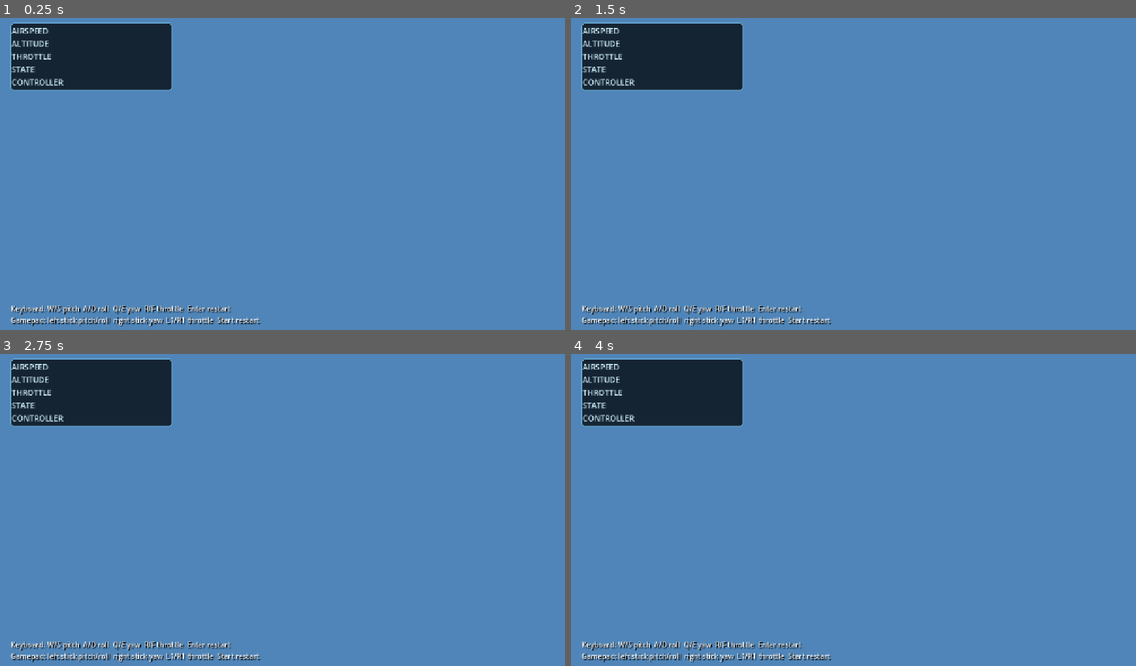
Above: before the commit, frames 1-4 (two rows, left to right).
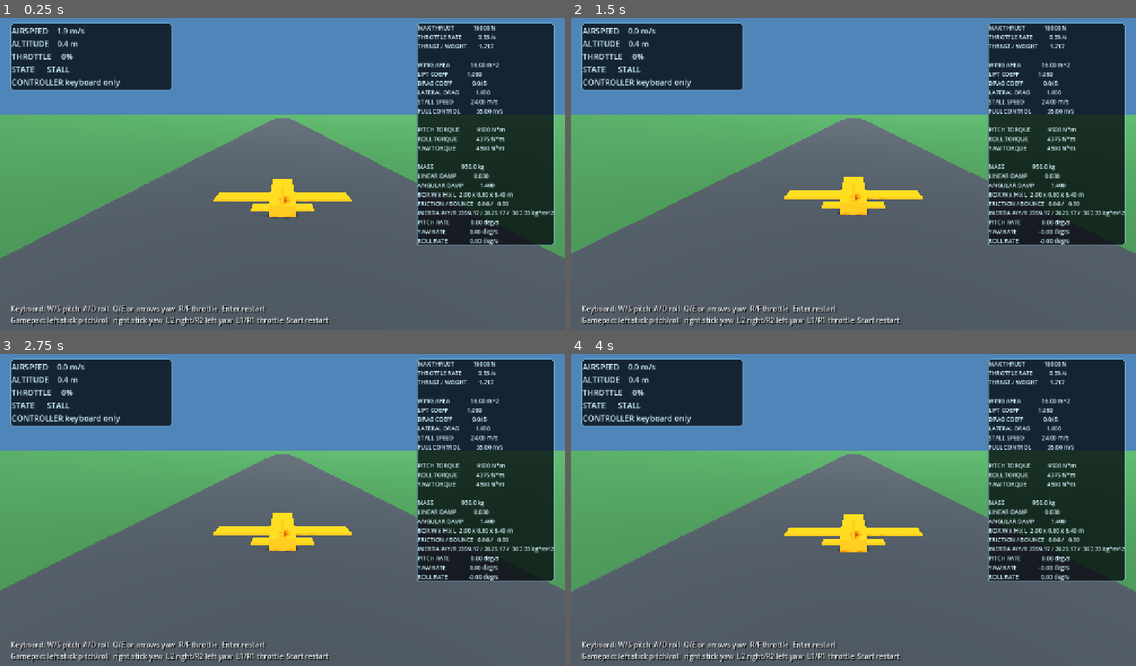
Above: after the commit, the same moments.

Repository: imanoliri/open-odyssey
Game: Godot game, scene res://scenes/main.tscn
Two runs of this game, one before a commit and one after it. Both use one fixed random seed, a clock stepped at 60 frames per second and the inputs below.
Inputs (mouse positions are in pixels of both pictures, inside the frame that each line leads up to):
- Up to frame 1 (0.25 s): no input
- Up to frame 2 (1.5 s): tap Enter (restart) at 0.5 s; move the mouse to (977, 155) at 0.52 s; hold D (roll_right) 0.53-1.25 s; click (977, 155) at 0.67 s; drag from (740, 186) to (825, 233) at 1.27 s
- Up to frame 3 (2.75 s): tap Enter (restart) at 2 s; move the mouse to (339, 438) at 2.02 s; hold D (roll_right) from 2.03 s (still down)
- Up to frame 4 (4 s): release D (roll_right) at 2.75 s; drag from (825, 569) to (684, 460) at 2.77 s; tap Enter (restart) at 3.5 s; move the mouse to (1023, 553) at 3.52 s; hold A (roll_left) from 3.53 s (still down)

The runs differ from the first frame. In frame 1, 76% of the frame differs, in the area x 0-100%, y 1-100%; in frame 2, 76%; in frame 3, 76%; in frame 4, 76%.

Commit message:
Feature/fixed camera ps2 controller (#1)
* Fix camera position follow with constant angle

* Reduce aircraft roll authority by half

* Invert joystick roll axis

* Add trigger and keyboard yaw controls

* Invert trigger yaw and reduce roll authority

* Add aircraft physics HUD panel

* Organize physics HUD and add rotational state

* Simplify aircraft physics panel

* Auto-size physics panel width

* Add thrust ratio and rotation rates

* Add throttle engine and airspeed wind audio

* Fix engine audio position and audibility

* Add higher-pitched wind whistle

* Refine wind noise and lower whistle

* Replace grainy wind with smooth airflow

* Lower wind whistle pitch

Diff:
--- a/game/scenes/main.tscn
+++ b/game/scenes/main.tscn
@@ -1,9 +1,10 @@
-[gd_scene load_steps=19 format=3]
+[gd_scene load_steps=20 format=3]
 
 [ext_resource type="Script" path="res://scripts/main.gd" id="1_main"]
 [ext_resource type="Script" path="res://scripts/aircraft.gd" id="2_aircraft"]
 [ext_resource type="Script" path="res://scripts/camera_rig.gd" id="3_camera"]
 [ext_resource type="Script" path="res://scripts/hud.gd" id="4_hud"]
+[ext_resource type="Script" path="res://scripts/aircraft_audio.gd" id="5_audio"]
 
 [sub_resource type="Environment" id="Environment_world"]
 background_mode = 1
@@ -123,6 +124,17 @@
 position = Vector3(0, 0.72, 2.05)
 mesh = SubResource("Mesh_fin")
 
+[node name="AudioController" type="Node3D" parent="PlayerAircraft" node_paths=PackedStringArray("aircraft_path")]
+script = ExtResource("5_audio")
+aircraft_path = NodePath("..")
+
+[node name="Engine" type="AudioStreamPlayer3D" parent="PlayerAircraft/AudioController"]
+unit_size = 20.0
+max_distance = 500.0
+volume_db = 3.0
+
+[node name="Wind" type="AudioStreamPlayer" parent="PlayerAircraft/AudioController"]
+
 [node name="CameraRig" type="Node3D" parent="." node_paths=PackedStringArray("target_path")]
 script = ExtResource("3_camera")
 target_path = NodePath("../PlayerAircraft")
@@ -156,6 +168,24 @@
 theme_override_colors/font_color = Color(0.83, 0.96, 1, 1)
 theme_override_font_sizes/font_size = 18
 text = "AIRSPEED\nALTITUDE\nTHROTTLE\nSTATE\nCONTROLLER"
+
+[node name="PhysicsPanel" type="PanelContainer" parent="HUD"]
+layout_mode = 0
+anchor_left = 1.0
+anchor_right = 1.0
+offset_left = -24.0
+offset_top = 24.0
+offset_right = -24.0
+offset_bottom = 435.0
+grow_horizontal = 0
+theme_override_styles/panel = SubResource("Style_hud")
+
+[node name="PhysicsParameters" type="Label" parent="HUD/PhysicsPanel"]
+unique_name_in_owner = true
+layout_mode = 2
+theme_override_colors/font_color = Color(0.83, 0.96, 1, 1)
+theme_override_font_sizes/font_size = 13
+text = "MAX THRUST\nTHROTTLE RATE\nTHRUST / WEIGHT\n\nWING AREA\nLIFT COEFF\nDRAG COEFF\n\nPITCH TORQUE\nROLL TORQUE\nYAW TORQUE\n\nMASS\nBOX W x H x L\nINERTIA P/Y/R\nPITCH RATE\nYAW RATE\nROLL RATE"
 
 [node name="Instructions" type="Label" parent="HUD"]
 layout_mode = 0
@@ -168,4 +198,4 @@
 theme_override_constants/shadow_offset_x = 2
 theme_override_constants/shadow_offset_y = 2
 theme_override_font_sizes/font_size = 16
-text = "Keyboard: W/S pitch  A/D roll  Q/E yaw  R/F throttle  Enter restart\nGamepad: left stick pitch/roll  right stick yaw  L1/R1 throttle  Start restart"
+text = "Keyboard: W/S pitch  A/D roll  Q/E or arrows yaw  R/F throttle  Enter restart\nGamepad: left stick pitch/roll  right stick yaw  L2 right/R2 left yaw  L1/R1 throttle  Start restart"
--- a/game/scripts/aircraft.gd
+++ b/game/scripts/aircraft.gd
@@ -17,7 +17,7 @@
 
 @export_category("Control torque")
 @export var pitch_torque_newton_metres := 9500.0
-@export var roll_torque_newton_metres := 12500.0
+@export var roll_torque_newton_metres := 4375.0
 @export var yaw_torque_newton_metres := 4500.0
 
 var throttle := 0.0
@@ -102,3 +102,100 @@
 		"AIRSPEED  %5.1f m/s\nALTITUDE  %5.1f m\nTHROTTLE   %3.0f%%\nSTATE      %s"
 		% [indicated_airspeed, global_position.y, throttle * 100.0, stall_text]
 	)
+
+
+func physical_characteristics_text() -> String:
+	var box_size := _collision_box_size()
+	var moments_of_inertia := _box_moments_of_inertia(box_size)
+	var weight_newtons := maxf(mass * 9.80665 * gravity_scale, 0.001)
+	var thrust_to_weight_ratio := maximum_thrust_newtons / weight_newtons
+	var local_angular_velocity := (
+		global_transform.basis.orthonormalized().inverse()
+		* angular_velocity
+	)
+	var rotation_rates_degrees := Vector3(
+		rad_to_deg(local_angular_velocity.x),
+		rad_to_deg(local_angular_velocity.y),
+		rad_to_deg(local_angular_velocity.z)
+	)
+	var surface_friction := 0.0
+	var surface_bounce := 0.0
+	if physics_material_override != null:
+		surface_friction = physics_material_override.friction
+		surface_bounce = physics_material_override.bounce
+
+	var template := (
+		"MAX THRUST          %8.0f N\n"
+		+ "THROTTLE RATE       %8.2f /s\n"
+		+ "THRUST / WEIGHT     %8.3f\n"
+		+ "\n"
+		+ "WING AREA           %8.2f m^2\n"
+		+ "LIFT COEFF          %8.3f\n"
+		+ "DRAG COEFF          %8.3f\n"
+		+ "LATERAL DRAG        %8.3f\n"
+		+ "STALL SPEED         %8.2f m/s\n"
+		+ "FULL CONTROL        %8.2f m/s\n"
+		+ "\n"
+		+ "PITCH TORQUE        %8.0f N*m\n"
+		+ "ROLL TORQUE         %8.0f N*m\n"
+		+ "YAW TORQUE          %8.0f N*m\n"
+		+ "\n"
+		+ "MASS                %8.1f kg\n"
+		+ "LINEAR DAMP         %8.3f\n"
+		+ "ANGULAR DAMP        %8.3f\n"
+		+ "BOX W x H x L  %4.2f x %4.2f x %4.2f m\n"
+		+ "FRICTION / BOUNCE %6.2f / %6.2f\n"
+		+ "INERTIA P/Y/R %7.2f / %7.2f / %7.2f kg*m^2\n"
+		+ "PITCH RATE          %8.2f deg/s\n"
+		+ "YAW RATE            %8.2f deg/s\n"
+		+ "ROLL RATE           %8.2f deg/s"
+	)
+	return template % [
+			maximum_thrust_newtons,
+			throttle_change_per_second,
+			thrust_to_weight_ratio,
+			wing_area_square_metres,
+			lift_coefficient,
+			drag_coefficient,
+			lateral_drag_coefficient,
+			stall_speed_metres_per_second,
+			full_control_speed_metres_per_second,
+			pitch_torque_newton_metres,
+			roll_torque_newton_metres,
+			yaw_torque_newton_metres,
+			mass,
+			linear_damp,
+			angular_damp,
+			box_size.x,
+			box_size.y,
+			box_size.z,
+			surface_friction,
+			surface_bounce,
+			moments_of_inertia.x,
+			moments_of_inertia.y,
+			moments_of_inertia.z,
+			rotation_rates_degrees.x,
+			rotation_rates_degrees.y,
+			rotation_rates_degrees.z
+		]
+
+
+func _collision_box_size() -> Vector3:
+	var collision := get_node_or_null("CollisionShape3D") as CollisionShape3D
+	if collision == null:
+		return Vector3.ZERO
+	var box := collision.shape as BoxShape3D
+	if box == null:
+		return Vector3.ZERO
+	return box.size
+
+
+func _box_moments_of_inertia(box_size: Vector3) -> Vector3:
+	var width_squared := box_size.x * box_size.x
+	var height_squared := box_size.y * box_size.y
+	var length_squared := box_size.z * box_size.z
+	return Vector3(
+		mass * (height_squared + length_squared) / 12.0,
+		mass * (width_squared + length_squared) / 12.0,
+		mass * (width_squared + height_squared) / 12.0
+	)
--- /dev/null
+++ b/game/scripts/aircraft_audio.gd
@@ -0,0 +1,222 @@
+class_name AircraftAudioController
+extends Node3D
+
+@export var aircraft_path: NodePath
+@export var mix_rate := 22050.0
+@export var engine_idle_frequency_hz := 42.0
+@export var engine_full_frequency_hz := 135.0
+@export var engine_idle_amplitude := 0.045
+@export var engine_max_amplitude := 0.34
+@export var wind_full_level_speed_metres_per_second := 75.0
+@export var wind_max_amplitude := 0.34
+@export var wind_whistle_min_frequency_hz := 280.0
+@export var wind_whistle_max_frequency_hz := 900.0
+@export var wind_whistle_mix := 0.08
+@export_range(8, 64, 1) var wind_noise_interpolation_samples := 24
+@export var level_smoothing := 5.0
+
+@onready var engine_player: AudioStreamPlayer3D = $Engine
+@onready var wind_player: AudioStreamPlayer = $Wind
+
+var aircraft: PrototypeAircraft
+var engine_playback: AudioStreamGeneratorPlayback
+var wind_playback: AudioStreamGeneratorPlayback
+var engine_phase := 0.0
+var wind_noise_from := 0.0
+var wind_noise_target := 0.0
+var wind_noise_samples_remaining := 0
+var wind_baseline_sample := 0.0
+var wind_whistle_phase := 0.0
+var wind_whistle_secondary_phase := 0.0
+var wind_wander_phase := 0.0
+var current_engine_amplitude := 0.0
+var current_wind_amplitude := 0.0
+var current_engine_frequency_hz := 0.0
+var current_wind_whistle_frequency_hz := 0.0
+
+
+func _ready() -> void:
+	aircraft = get_node_or_null(aircraft_path) as PrototypeAircraft
+	if aircraft == null:
+		aircraft = get_parent() as PrototypeAircraft
+
+	var engine_stream := AudioStreamGenerator.new()
+	engine_stream.mix_rate = mix_rate
+	engine_stream.buffer_length = 0.25
+	engine_player.stream = engine_stream
+	engine_player.play()
+	engine_playback = (
+		engine_player.get_stream_playback()
+		as AudioStreamGeneratorPlayback
+	)
+
+	var wind_stream := AudioStreamGenerator.new()
+	wind_stream.mix_rate = mix_rate
+	wind_stream.buffer_length = 0.25
+	wind_player.stream = wind_stream
+	wind_player.play()
+	wind_playback = (
+		wind_player.get_stream_playback()
+		as AudioStreamGeneratorPlayback
+	)
+
+
+func _physics_process(delta: float) -> void:
+	if aircraft == null:
+		return
+
+	var level_blend := 1.0 - exp(-level_smoothing * delta)
+	current_engine_amplitude = lerpf(
+		current_engine_amplitude,
+		engine_amplitude_for_throttle(aircraft.throttle),
+		level_blend
+	)
+	current_wind_amplitude = lerpf(
+		current_wind_amplitude,
+		wind_amplitude_for_speed(aircraft.indicated_airspeed),
+		level_blend
+	)
+	current_engine_frequency_hz = lerpf(
+		current_engine_frequency_hz,
+		engine_frequency_for_throttle(aircraft.throttle),
+		level_blend
+	)
+	current_wind_whistle_frequency_hz = lerpf(
+		current_wind_whistle_frequency_hz,
+		wind_whistle_frequency_for_speed(aircraft.indicated_airspeed),
+		level_blend
+	)
+
+	_fill_engine_buffer()
+	_fill_wind_buffer()
+
+
+func _exit_tree() -> void:
+	if engine_player != null:
+		engine_player.stop()
+	if wind_player != null:
+		wind_player.stop()
+	engine_playback = null
+	wind_playback = null
+
+
+func engine_amplitude_for_throttle(throttle_value: float) -> float:
+	return lerpf(
+		engine_idle_amplitude,
+		engine_max_amplitude,
+		clampf(throttle_value, 0.0, 1.0)
+	)
+
+
+func engine_frequency_for_throttle(throttle_value: float) -> float:
+	return lerpf(
+		engine_idle_frequency_hz,
+		engine_full_frequency_hz,
+		clampf(throttle_value, 0.0, 1.0)
+	)
+
+
+func wind_amplitude_for_speed(speed_metres_per_second: float) -> float:
+	return _normalized_wind_speed(speed_metres_per_second) * wind_max_amplitude
+
+
+func wind_whistle_frequency_for_speed(
+	speed_metres_per_second: float
+) -> float:
+	return lerpf(
+		wind_whistle_min_frequency_hz,
+		wind_whistle_max_frequency_hz,
+		_normalized_wind_speed(speed_metres_per_second)
+	)
+
+
+func _normalized_wind_speed(speed_metres_per_second: float) -> float:
+	return clampf(
+		speed_metres_per_second
+		/ maxf(wind_full_level_speed_metres_per_second, 0.001),
+		0.0,
+		1.0
+	)
+
+
+func _fill_engine_buffer() -> void:
+	if engine_playback == null:
+		return
+
+	for frame in engine_playback.get_frames_available():
+		engine_phase = fmod(
+			engine_phase
+			+ TAU * current_engine_frequency_hz / mix_rate,
+			TAU
+		)
+		var propeller_wave := (
+			sin(engine_phase)
+			+ 0.32 * sin(engine_phase * 2.0)
+			+ 0.14 * sin(engine_phase * 3.0)
+		) / 1.46
+		var sample := propeller_wave * current_engine_amplitude
+		engine_playback.push_frame(Vector2(sample, sample))
+
+
+func _fill_wind_buffer() -> void:
+	if wind_playback == null:
+		return
+
+	for frame in wind_playback.get_frames_available():
+		var clean_air_noise := _next_interpolated_airflow_sample()
+
+		wind_whistle_phase = fmod(
+			wind_whistle_phase
+			+ TAU * current_wind_whistle_frequency_hz / mix_rate,
+			TAU
+		)
+		wind_whistle_secondary_phase = fmod(
+			wind_whistle_secondary_phase
+			+ TAU
+			* current_wind_whistle_frequency_hz
+			* 1.43
+			/ mix_rate,
+			TAU
+		)
+		wind_wander_phase = fmod(
+			wind_wander_phase + TAU * 0.65 / mix_rate,
+			TAU
+		)
+
+		var whistle_envelope := 0.72 + 0.28 * sin(wind_wander_phase)
+		var whistle := (
+			sin(wind_whistle_phase)
+			+ 0.32 * sin(wind_whistle_secondary_phase)
+		) / 1.32
+		var sample := (
+			clean_air_noise * 0.78
+			+ whistle * wind_whistle_mix * whistle_envelope
+		) * current_wind_amplitude
+		wind_playback.push_frame(Vector2(sample, sample))
+
+
+func _next_interpolated_airflow_sample() -> float:
+	var interval := maxi(wind_noise_interpolation_samples, 1)
+	if wind_noise_samples_remaining <= 0:
+		wind_noise_from = wind_noise_target
+		wind_noise_target = randf_range(-1.0, 1.0)
+		wind_noise_samples_remaining = interval
+
+	var progress := (
+		1.0
+		- float(wind_noise_samples_remaining) / float(interval)
+	)
+	var smooth_progress := progress * progress * (3.0 - 2.0 * progress)
+	var interpolated_noise := lerpf(
+		wind_noise_from,
+		wind_noise_target,
+		smooth_progress
+	)
+	wind_noise_samples_remaining -= 1
+
+	wind_baseline_sample = lerpf(
+		wind_baseline_sample,
+		interpolated_noise,
+		0.004
+	)
+	return (interpolated_noise - wind_baseline_sample) * 1.25
--- a/game/scripts/camera_rig.gd
+++ b/game/scripts/camera_rig.gd
@@ -1,61 +1,30 @@
 extends Node3D
 
 @export var target_path: NodePath
-@export var follow_distance := 14.0
-@export var follow_height := 5.0
+@export var fixed_world_offset := Vector3(0.0, 5.0, 14.0)
+@export var fixed_rotation_degrees := Vector3(-14.0, 0.0, 0.0)
 @export var position_smoothing := 4.0
-@export var heading_smoothing := 6.0
-@export_range(-45.0, 0.0, 0.5) var fixed_pitch_degrees := -14.0
 
 var target: Node3D
-var smoothed_heading := Vector3.FORWARD
 
 
 func _ready() -> void:
 	target = get_node_or_null(target_path) as Node3D
+	if target == null:
+		target = get_parent().get_node_or_null("PlayerAircraft") as Node3D
 	if target != null:
-		smoothed_heading = _horizontal_heading()
 		global_position = _desired_position()
-		_apply_fixed_camera_angle()
+	global_rotation_degrees = fixed_rotation_degrees
 
 
-func _process(delta: float) -> void:
+func _physics_process(delta: float) -> void:
 	if target == null:
 		return
 
-	var heading_blend := 1.0 - exp(-heading_smoothing * delta)
-	smoothed_heading = smoothed_heading.slerp(
-		_horizontal_heading(),
-		heading_blend
-	)
-	smoothed_heading.y = 0.0
-	smoothed_heading = smoothed_heading.normalized()
-
 	var position_blend := 1.0 - exp(-position_smoothing * delta)
 	global_position = global_position.lerp(_desired_position(), position_blend)
-	_apply_fixed_camera_angle()
+	global_rotation_degrees = fixed_rotation_degrees
 
 
 func _desired_position() -> Vector3:
-	return (
-		target.global_position
-		- smoothed_heading * follow_distance
-		+ Vector3.UP * follow_height
-	)
-
-
-func _horizontal_heading() -> Vector3:
-	var heading := -target.global_transform.basis.z
-	heading.y = 0.0
-	if heading.length_squared() < 0.0001:
-		return smoothed_heading
-	return heading.normalized()
-
-
-func _apply_fixed_camera_angle() -> void:
-	var heading_yaw := atan2(-smoothed_heading.x, -smoothed_heading.z)
-	global_rotation = Vector3(
-		deg_to_rad(fixed_pitch_degrees),
-		heading_yaw,
-		0.0
-	)
+	return target.global_position + fixed_world_offset
--- a/game/scripts/hud.gd
+++ b/game/scripts/hud.gd
@@ -3,11 +3,16 @@
 @export var aircraft_path: NodePath
 
 @onready var telemetry_label: Label = %Telemetry
+@onready var physics_parameters_label: Label = %PhysicsParameters
 var aircraft: PrototypeAircraft
 
 
 func _ready() -> void:
 	aircraft = get_node_or_null(aircraft_path) as PrototypeAircraft
+	if aircraft == null:
+		aircraft = get_parent().get_node_or_null(
+			"PlayerAircraft"
+		) as PrototypeAircraft
 
 
 func _process(_delta: float) -> void:
@@ -16,6 +21,7 @@
 			aircraft.telemetry_text()
 			+ "\nCONTROLLER %s" % _controller_name()
 		)
+		physics_parameters_label.text = aircraft.physical_characteristics_text()
 
 
 func _controller_name() -> String:
--- a/game/scripts/main.gd
+++ b/game/scripts/main.gd
@@ -8,6 +8,8 @@
 	_add_key_action("roll_right", KEY_D)
 	_add_key_action("yaw_left", KEY_Q)
 	_add_key_action("yaw_right", KEY_E)
+	_add_key_action("yaw_left", KEY_LEFT)
+	_add_key_action("yaw_right", KEY_RIGHT)
 	_add_key_action("throttle_up", KEY_R)
 	_add_key_action("throttle_down", KEY_F)
 	_add_key_action("restart", KEY_ENTER)
@@ -16,10 +18,12 @@
 	# Pulling the left stick down pitches up, matching aircraft controls.
 	_add_joy_axis_action("pitch_up", JOY_AXIS_LEFT_Y, 1.0)
 	_add_joy_axis_action("pitch_down", JOY_AXIS_LEFT_Y, -1.0)
-	_add_joy_axis_action("roll_left", JOY_AXIS_LEFT_X, -1.0)
-	_add_joy_axis_action("roll_right", JOY_AXIS_LEFT_X, 1.0)
+	_add_joy_axis_action("roll_left", JOY_AXIS_LEFT_X, 1.0)
+	_add_joy_axis_action("roll_right", JOY_AXIS_LEFT_X, -1.0)
 	_add_joy_axis_action("yaw_left", JOY_AXIS_RIGHT_X, -1.0)
 	_add_joy_axis_action("yaw_right", JOY_AXIS_RIGHT_X, 1.0)
+	_add_joy_axis_action("yaw_right", JOY_AXIS_TRIGGER_LEFT, 1.0)
+	_add_joy_axis_action("yaw_left", JOY_AXIS_TRIGGER_RIGHT, 1.0)
 	_add_joy_button_action("throttle_down", JOY_BUTTON_LEFT_SHOULDER)
 	_add_joy_button_action("throttle_up", JOY_BUTTON_RIGHT_SHOULDER)
 	_add_joy_button_action("restart", JOY_BUTTON_START)
--- a/game/tests/smoke_test.gd
+++ b/game/tests/smoke_test.gd
@@ -22,18 +22,143 @@
 		quit(1)
 		return
 
+	var physics_text := aircraft.physical_characteristics_text()
+	for required_text in [
+		"MAX THRUST",
+		"THRUST / WEIGHT",
+		"ROLL TORQUE",
+		"YAW TORQUE",
+		"BOX W x H x L",
+		"2.00 x 0.80 x 5.40 m",
+		"INERTIA P/Y/R",
+		"2359.17 / 2625.17 /  367.33",
+		"PITCH RATE",
+		"YAW RATE",
+		"ROLL RATE"
+	]:
+		if not physics_text.contains(required_text):
+			push_error(
+				"Aircraft physics panel is missing: %s" % required_text
+			)
+			quit(1)
+			return
+
+	for removed_text in [
+		"AIRCRAFT PHYSICS",
+		"[ENGINE]",
+		"STARTING THROTTLE",
+		"AIR DENSITY",
+		"GRAVITY SCALE",
+		"ROTATIONAL STATE",
+		"RATE P/Y/R",
+		"MOMENTUM P/Y/R"
+	]:
+		if physics_text.contains(removed_text):
+			push_error(
+				"Aircraft physics panel still contains: %s" % removed_text
+			)
+			quit(1)
+			return
+
+	var audio := aircraft.get_node_or_null(
+		"AudioController"
+	) as AircraftAudioController
+	if audio == null:
+		push_error("Smoke test could not find AudioController.")
+		quit(1)
+		return
+
+	if (
+		audio.engine_player.global_position.distance_to(
+			aircraft.global_position
+		) > 0.01
+	):
+		push_error("Engine sound source is not following the aircraft.")
+		quit(1)
+		return
+
+	if not audio.engine_player.playing or not audio.wind_player.playing:
+		push_error("Aircraft audio players are not running.")
+		quit(1)
+		return
+
+	if (
+		audio.engine_amplitude_for_throttle(1.0)
+		<= audio.engine_amplitude_for_throttle(0.25)
+	):
+		push_error("Engine sound is not proportional to throttle.")
+		quit(1)
+		return
+
+	if (
+		audio.engine_frequency_for_throttle(1.0)
+		<= audio.engine_frequency_for_throttle(0.25)
+	):
+		push_error("Propeller frequency is not proportional to throttle.")
+		quit(1)
+		return
+
+	if (
+		audio.wind_amplitude_for_speed(60.0)
+		<= audio.wind_amplitude_for_speed(15.0)
+	):
+		push_error("Wind sound is not proportional to airspeed.")
+		quit(1)
+		return
+
+	if (
+		audio.wind_whistle_frequency_for_speed(60.0)
+		<= audio.wind_whistle_frequency_for_speed(15.0)
+	):
+		push_error("Wind whistle pitch is not proportional to airspeed.")
+		quit(1)
+		return
+
+	if audio.wind_whistle_mix > 0.10:
+		push_error("Wind whistle is not mixed as a background element.")
+		quit(1)
+		return
+
+	if audio.wind_noise_interpolation_samples < 16:
+		push_error("Wind airflow interpolation is too short to sound smooth.")
+		quit(1)
+		return
+
+	var camera_rig := scene.get_node_or_null("CameraRig") as Node3D
+	if camera_rig == null:
+		push_error("Smoke test could not find CameraRig.")
+		quit(1)
+		return
+
 	var starting_position := aircraft.global_position
+	var camera_starting_position := camera_rig.global_position
+	var camera_starting_rotation := camera_rig.global_rotation
+	print(
+		"SMOKE camera setup: physics_processing=%s start=%s"
+		% [
+			camera_rig.is_physics_processing(),
+			camera_starting_position
+		]
+	)
 	Input.action_press("throttle_up")
 	for frame in 180:
 		await physics_frame
 	Input.action_release("throttle_up")
+	await process_frame
 
 	var distance_travelled := aircraft.global_position.distance_to(starting_position)
+	var camera_distance_travelled := camera_rig.global_position.distance_to(
+		camera_starting_position
+	)
+	var camera_rotation_change := camera_rig.global_rotation.distance_to(
+		camera_starting_rotation
+	)
 	print(
-		"SMOKE telemetry: speed=%.2f m/s distance=%.2f m altitude=%.2f m throttle=%.2f"
+		"SMOKE telemetry: speed=%.2f m/s plane_distance=%.2f m camera_distance=%.2f m altitude=%.2f m throttle=%.2f"
 		% [
 			aircraft.indicated_airspeed,
 			distance_travelled,
+			camera_distance_travelled,
 			aircraft.global_position.y,
 			aircraft.throttle
 		]
@@ -49,5 +174,27 @@
 		quit(1)
 		return
 
-	print("SMOKE PASS: scene loaded and aircraft propulsion advanced the simulation.")
+	if camera_distance_travelled < 1.0:
+		push_error("Camera did not follow the aircraft's position.")
+		quit(1)
+		return
+
+	if camera_rotation_change > 0.0001:
+		push_error("Camera angle changed while following the aircraft.")
+		quit(1)
+		return
+
+	if (
+		audio.current_engine_amplitude <= 0.0
+		or audio.current_wind_amplitude <= 0.0
+	):
+		push_error("Aircraft audio levels did not respond during simulation.")
+		quit(1)
+		return
+
+	print(
+		"SMOKE PASS: propulsion, fixed camera, engine audio, and wind audio advanced."
+	)
+	scene.queue_free()
+	await process_frame
 	quit(0)
Not shown, added: game/scripts/aircraft_audio.gd.uid
Not shown, changed: README.md
Not shown, changed: docs/PROTOTYPE_ACCEPTANCE.md
Not shown, changed: tools/verify_project.ps1
